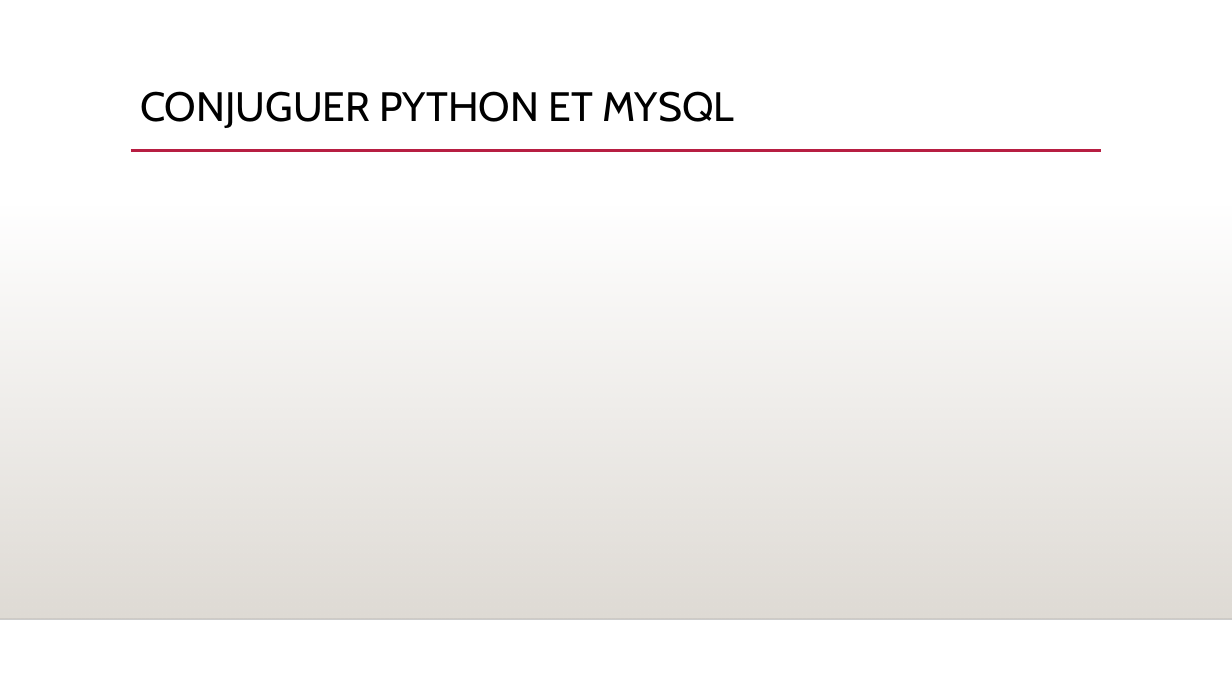
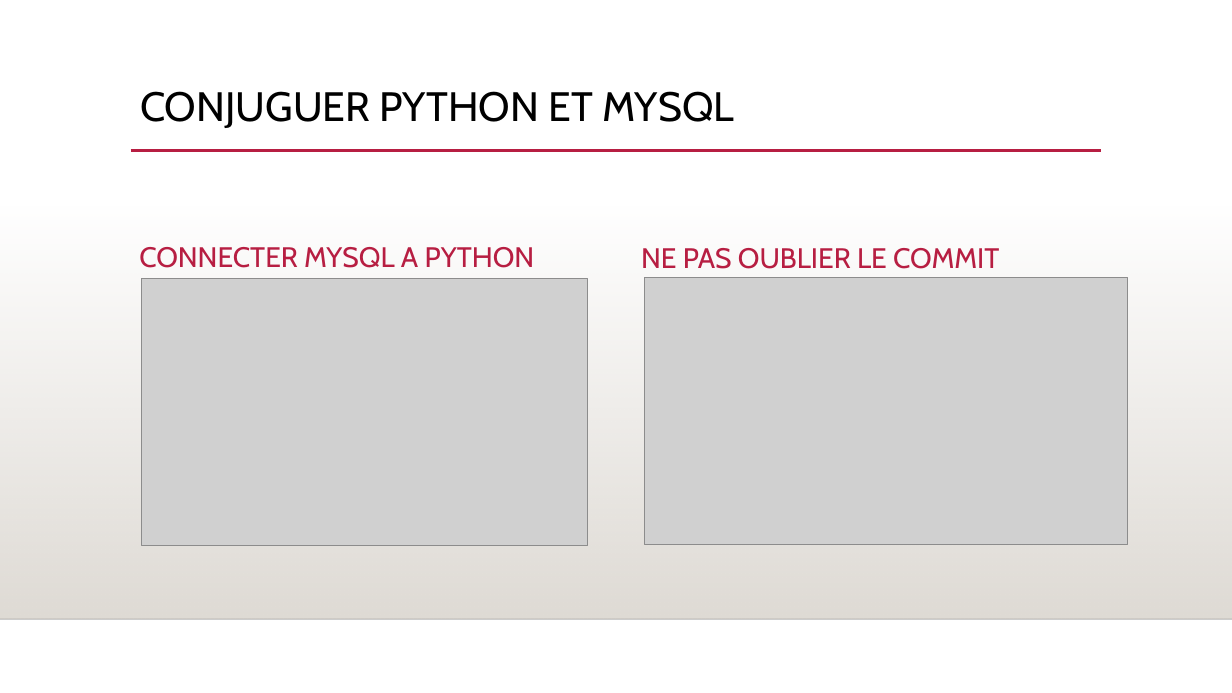
Before and after one commit to Goro-Majima/OpenFoodFacts, a slide deck: slide 8 of SLIDESHOW PROJECT 5.pptx (slide 7 before the commit). Drawn at 1232x693 pixels with LibreOffice and Linux fonts; fonts in the diff are those of the drawing; grey boxes stand for pictures; background and template pictures are left out. Boxes give left, top, right and bottom in pixels: in the first picture for what was removed or moved away, otherwise in the second. Text is boxed around its words. In the diff, an @@ line names an element or a change of style, - is before the commit and + after.

```diff
--- a/SLIDESHOW PROJECT 5.pptx
+++ b/SLIDESHOW PROJECT 5.pptx
@@ text added at (x1=139, y1=247, x2=535, y2=268), 22 pt, text #B71E42 @@
+CONNECTER MYSQL A PYTHON
@@ text added at (x1=641, y1=248, x2=999, y2=269), 22 pt, text #B71E42 @@
+NE PAS OUBLIER LE COMMIT
@@ picture added at (x1=141, y1=278, x2=588, y2=545) @@
@@ picture added at (x1=644, y1=277, x2=1128, y2=544) @@
```
Also in this commit, not shown: 3 other slides changed, 8 slides added, 2 slides removed, 1 other file.
